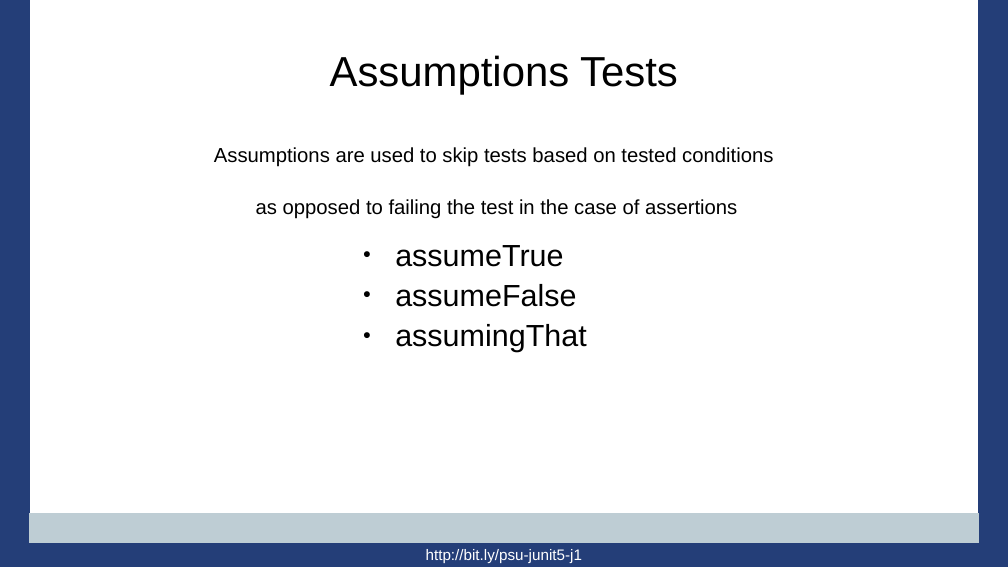
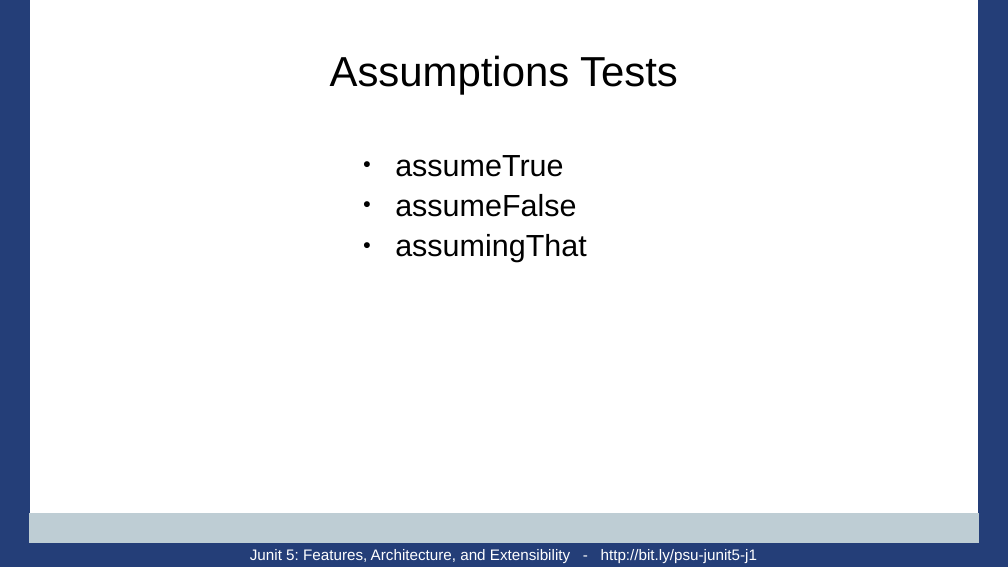
Before and after one commit to PennState/junit5-presentation, a slide deck: slide 34 of src/site/presentation/Junit5_Presentation_JavaOne_2016.odp. Drawn at 1008x567 pixels with LibreOffice and Linux fonts; fonts in the diff are those of the drawing; background and template pictures are left out. Boxes give left, top, right and bottom in pixels: in the first picture for what was removed or moved away, otherwise in the second. Text is boxed around its words. In the diff, an @@ line names an element or a change of style, - is before the commit and + after.

```diff
--- a/src/site/presentation/Junit5_Presentation_JavaOne_2016.odp
+++ b/src/site/presentation/Junit5_Presentation_JavaOne_2016.odp
@@ text removed at [214, 147, 773, 219] @@
-Assumptions are used to skip tests based on tested conditions
-as opposed to failing the test in the case of assertions
@@ text "assumeTrue": place and size @@
-text "assumeTrue" at [395, 245, 586, 352]
+text "assumeTrue" at [395, 155, 586, 262]
@@ text at [250, 549, 757, 563]: text changed @@
-http://bit.ly/psu-junit5-j1
+Junit 5: Features, Architecture, and Extensibility - http://bit.ly/psu-junit5-j1
```
Also in this commit, not shown: 70 other slides changed, 4 slides removed.
